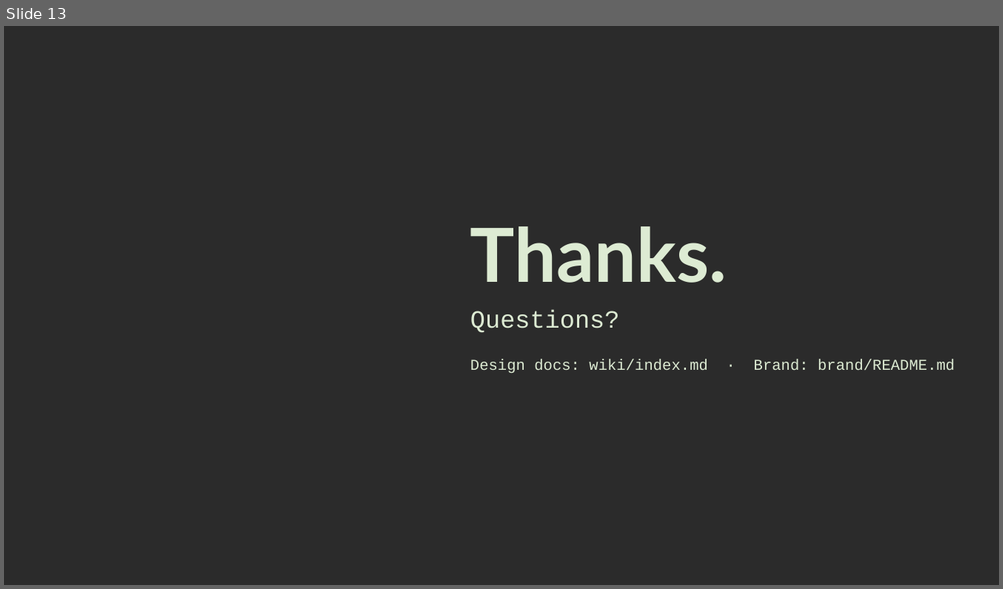
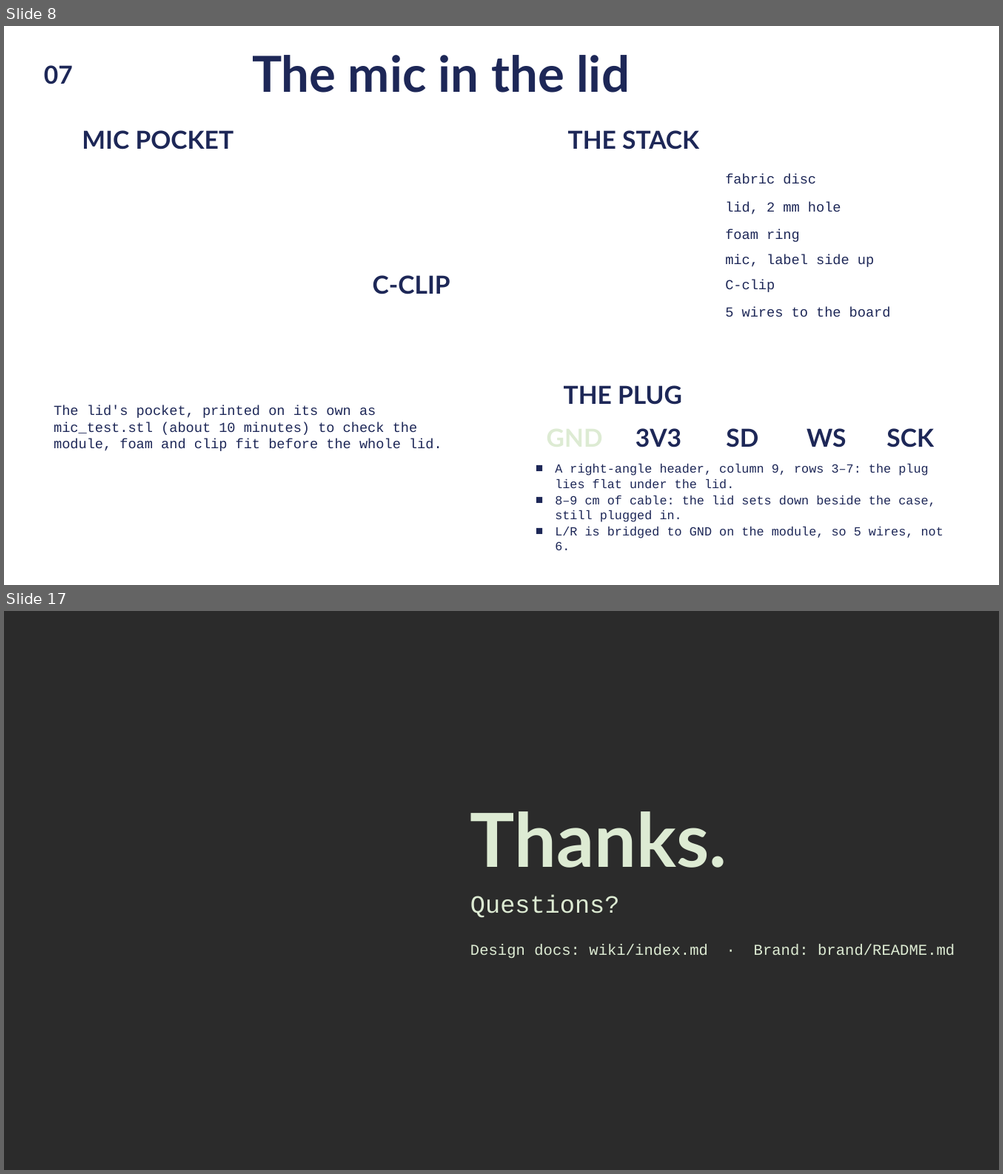
Before and after one commit to dxcently/Canti, a slide deck: docs/canti-overview.pptx. Shown one above the other, each under a label of ours: slide 13 before the commit, slides 8 and 17 after it; the slides between them are not shown. The pictures are 1003x589 and 1003x1174 pixels, drawn with LibreOffice and Linux fonts; fonts in the diff are those of the drawing; background and template pictures are left out; a plain dark background stands for a picture behind light text. Boxes give left, top, right and bottom in pixels: in the first picture for what was removed or moved away, otherwise in the second. Text is boxed around its words. In the diff, an @@ line names an element or a change of style, - is before the commit and + after.

```diff
--- a/docs/canti-overview.pptx
+++ b/docs/canti-overview.pptx
@@ slide 8 added at (x1=4, y1=26, x2=999, y2=585), background picture (left out) @@
@@ text added at (x1=44, y1=65, x2=73, y2=84), 18 pt, text #1D2757, bold @@
+07
@@ text added at (x1=252, y1=55, x2=629, y2=93), 36 pt, text #1D2757, bold @@
+The mic in the lid
@@ text added at (x1=82, y1=130, x2=234, y2=150), 18 pt, text #1D2757, bold @@
+MIC POCKET
@@ text added at (x1=568, y1=130, x2=699, y2=150), 18 pt, text #1D2757, bold @@
+THE STACK
@@ text added at (x1=725, y1=174, x2=816, y2=184), 10 pt, text #1D2757 @@
+fabric disc
@@ text added at (x1=725, y1=202, x2=841, y2=215), 10 pt, text #1D2757 @@
+lid, 2 mm hole
@@ text added at (x1=725, y1=230, x2=800, y2=242), 10 pt, text #1D2757 @@
+foam ring
@@ text added at (x1=725, y1=255, x2=874, y2=267), 10 pt, text #1D2757 @@
+mic, label side up
@@ text added at (x1=373, y1=275, x2=450, y2=295), 18 pt, text #1D2757, bold @@
+C-CLIP
@@ text added at (x1=725, y1=280, x2=774, y2=292), 10 pt, text #1D2757 @@
+C-clip
@@ text added at (x1=725, y1=307, x2=891, y2=318), 10 pt, text #1D2757 @@
+5 wires to the board
@@ text added at (x1=563, y1=386, x2=682, y2=405), 18 pt, text #1D2757, bold @@
+THE PLUG
@@ text added at (x1=54, y1=406, x2=442, y2=452), 10 pt, text #1D2757 @@
+The lid's pocket, printed on its own as mic_test.stl (about 10 minutes) to check the module, foam and clip fit before the whole lid.
@@ text added at (x1=535, y1=421, x2=613, y2=454), 18 pt, text #DDEBD3, bold @@
+GND
@@ text added at (x1=635, y1=429, x2=681, y2=448), 18 pt, text #1D2757, bold @@
+3V3
@@ text added at (x1=726, y1=429, x2=758, y2=448), 18 pt, text #1D2757, bold @@
+SD
@@ text added at (x1=806, y1=429, x2=845, y2=448), 18 pt, text #1D2757, bold @@
+WS
@@ text added at (x1=886, y1=429, x2=933, y2=448), 18 pt, text #1D2757, bold @@
+SCK
@@ text added at (x1=555, y1=464, x2=943, y2=551), 9 pt, text #1D2757 @@
+■ A right-angle header, column 9, rows 3–7: the plug lies flat under the lid.
+■ 8–9 cm of cable: the lid sets down beside the case, still plugged in.
+■ L/R is bridged to GND on the module, so 5 wires, not 6.
@@ what was slide 13 is now slide 17 @@
```
Also in this commit, not shown: 7 slides changed, 3 other slides added, 3 other files.
